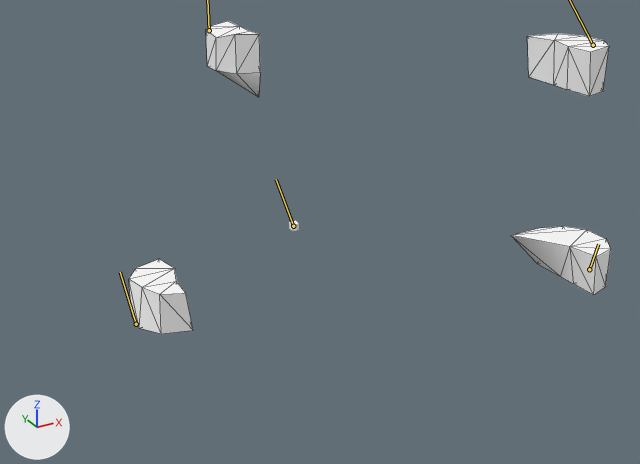
An edit to the FBX model DevilSoup/DevilSoup/Content/Assets/Drewno/DrewnoRozpad/drewnoRoz.fbx, drawn before and after from the same camera.
Before and after are seen from a 50 mm lens placed at (-0.095, -0.1865, 0.09), pointed at (0.0041, -0.0064, -0.0001). The axes (+X, +Y, +Z) are drawn at lower left. The lights are the same throughout. Both versions are drawn at frame 59 of the action 'Take 001'; the numbers are the values there. The bones that bend it are drawn over the model as lines. Mesh edges are drawn as thin lines on the coarser meshes.
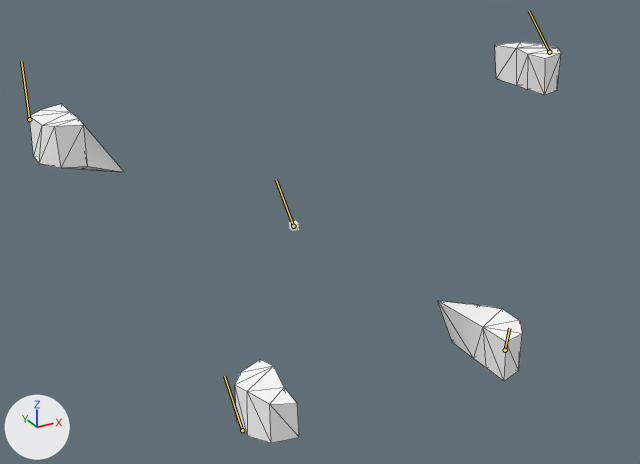
What differs and where, as boxes (x1, y1, x2, y2) in the pictures (640 x 464 px):
'polySurface6', posed (16% narrower, 16% taller)
    before: (511, 226, 611, 295)
    after: (438, 301, 522, 381)
'polySurface5', posed (11% taller)
    before: (129, 259, 193, 334)
    after: (235, 360, 299, 443)
'polySurface4', posed (75% wider, 10% shorter)
    before: (206, 21, 260, 97)
    after: (29, 104, 124, 172)
'polySurface7', posed (19% narrower, 16% shorter)
    before: (527, 33, 609, 96)
    after: (495, 42, 561, 95)
bone 'joint4', root to tip
    before: (136, 324) to (120, 272)
    after: (242, 430) to (224, 376)
bone 'joint5', root to tip
    before: (589, 269) to (598, 244)
    after: (505, 350) to (509, 328)

The change in detail:
Bone 'joint2' (bone_joint2) moves from (0.208, 3.507, -3.227) to (-4.799, 2.094, -2.137).
Bone 'joint3' (bone_joint3) moves from (5.475, 0.0, -4.853) to (2.392, 1.719, -6.739).
Bone 'joint4' (bone_joint4) moves from (0.0, -0.583, 3.504) to (0.0, -3.725, 1.835).
Bone 'joint5' (bone_joint5) moves from (0.091, 0.0, 6.848) to (-2.294, 0.0, 4.837).
